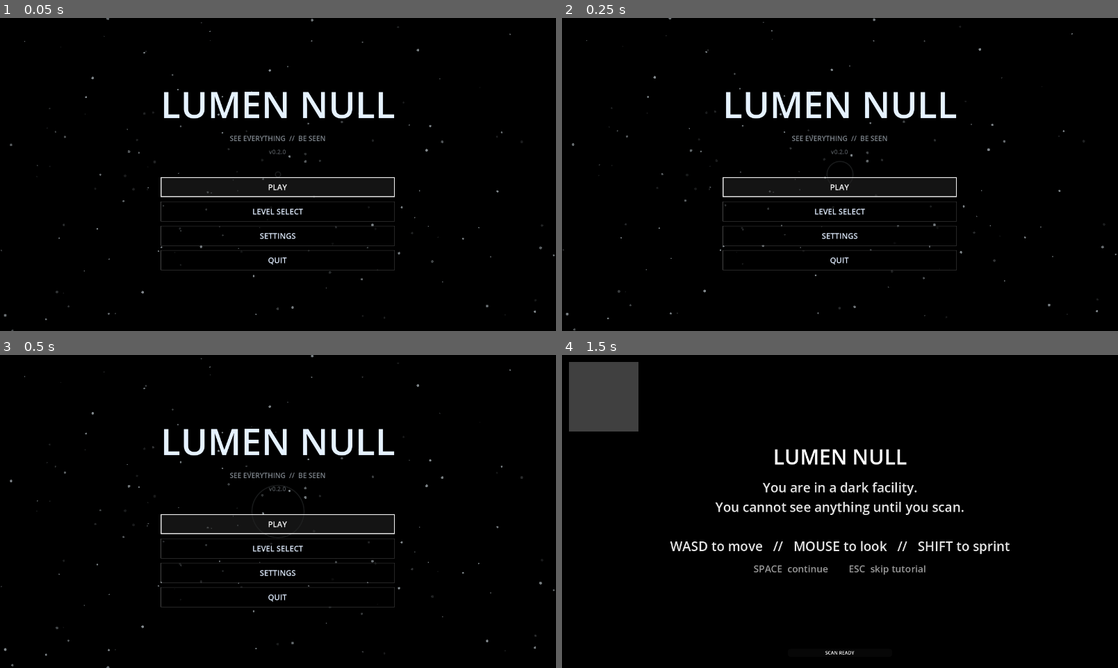
Above: before the commit, frames 1-4 (two rows, left to right).
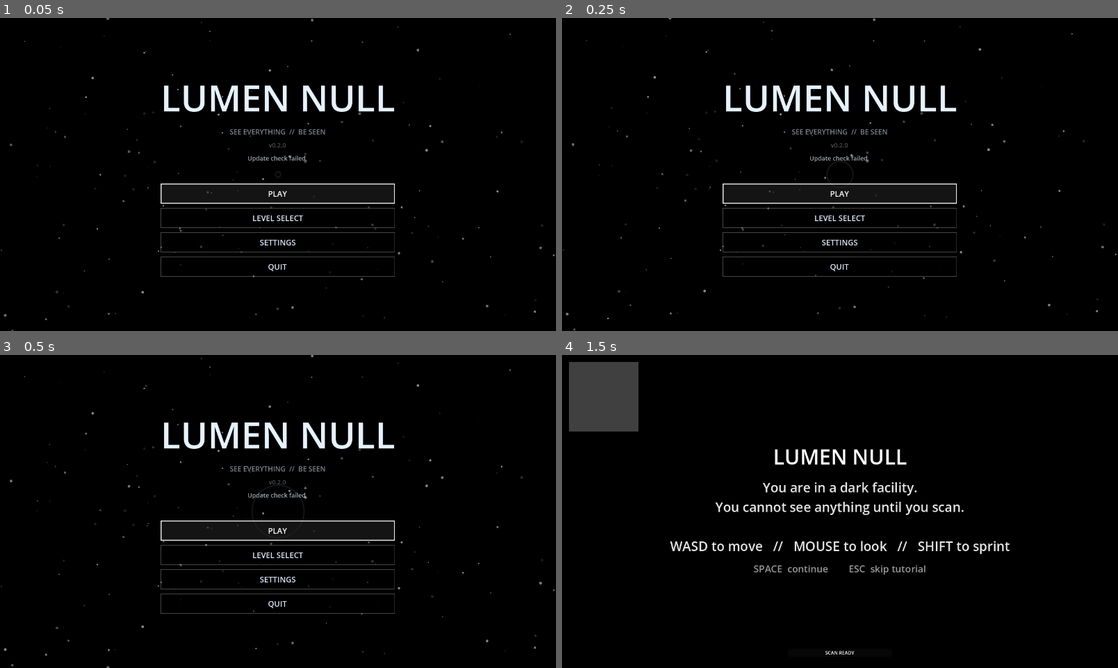
Above: after the commit, the same moments.

Repository: eliasz-git/lumen-null
Game: Godot game, scene res://scenes/title_screen.tscn
Two runs of this game, one before a commit and one after it. Both use one fixed random seed, a clock stepped at 60 frames per second and the inputs below. Sound files missing from this copy of the repository are replaced by a short silence.
Inputs (mouse positions are in pixels of both pictures, inside the frame that each line leads up to):
- Up to frame 1 (0.05 s): no input
- Up to frame 2 (0.25 s): no input
- Up to frame 3 (0.5 s): no input
- Up to frame 4 (1.5 s): click "PLAY" at 0.5 s; tap Enter at 1.25 s; move the mouse to (867, 511) at 1.27 s; hold W (move_forward) from 1.28 s (still down); hold Shift (sprint) from 1.28 s (still down)

The runs differ from the first frame. In frame 1, 3.8% of the frame differs, in the area x 28-71%, y 21-83%; in frame 2, 3.8%; in frame 3, 3.8%; in frame 4, nothing differs.

Commit message:
feat: sprint noise while stationary, GitHub auto-updater

Diff:
--- a/scripts/player.gd
+++ b/scripts/player.gd
@@ -29,6 +29,7 @@
 var scan_key: int = KEY_E
 var joy_scan_button: int = 2
 var has_noise_item := false
+var is_sprinting := false
 var ping_sound: AudioStreamPlayer
 var death_sound: AudioStreamPlayer
 var pulse_charge_sound: AudioStreamPlayer
@@ -139,9 +140,11 @@
 	input_dir = input_dir.clamp(Vector2(-1, -1), Vector2(1, 1))
 	var direction := (transform.basis * Vector3(input_dir.x, 0, input_dir.y)).normalized()
 	if direction:
-		velocity.x = direction.x * (sprint_speed if Input.is_action_pressed("sprint") else move_speed)
-		velocity.z = direction.z * (sprint_speed if Input.is_action_pressed("sprint") else move_speed)
+		is_sprinting = Input.is_action_pressed("sprint")
+		velocity.x = direction.x * (sprint_speed if is_sprinting else move_speed)
+		velocity.z = direction.z * (sprint_speed if is_sprinting else move_speed)
 	else:
+		is_sprinting = Input.is_action_pressed("sprint")
 		velocity.x = move_toward(velocity.x, 0, 6.0)
 		velocity.z = move_toward(velocity.z, 0, 6.0)
 
@@ -158,7 +161,8 @@
 
 
 func is_noisy() -> bool:
-	return is_on_floor() and Vector2(velocity.x, velocity.z).length() > move_speed + 0.5
+	# Sprinting is loud even when standing still.
+	return is_on_floor() and (is_sprinting or Vector2(velocity.x, velocity.z).length() > move_speed + 0.5)
 
 
 func _footsteps(delta: float) -> void:
--- a/scripts/title_screen.gd
+++ b/scripts/title_screen.gd
@@ -20,6 +20,13 @@
 var _remap_callable: Callable
 var _pending_level := -1
 var _choosing_difficulty := false
+var update_request: HTTPRequest
+var update_status: Label
+var update_button: Button
+var latest_version: String = ""
+var update_asset_url: String = ""
+var update_checking := false
+var update_downloading := false
 
 
 func _ready() -> void:
@@ -58,6 +65,17 @@
 	ver.modulate = Color(1, 1, 1, 0.35)
 	ver.horizontal_alignment = HORIZONTAL_ALIGNMENT_CENTER
 	column.add_child(ver)
+	update_status = Label.new()
+	update_status.text = ""
+	update_status.add_theme_font_size_override("font_size", 14)
+	update_status.modulate = Color(1, 1, 1, 0.7)
+	update_status.horizontal_alignment = HORIZONTAL_ALIGNMENT_CENTER
+	column.add_child(update_status)
+	update_button = Button.new()
+	update_button.text = "UPDATE NOW"
+	update_button.visible = false
+	update_button.pressed.connect(_download_update)
+	column.add_child(update_button)
 	var gap := Control.new()
 	gap.custom_minimum_size = Vector2(0, 28)
 	column.add_child(gap)
@@ -82,6 +100,12 @@
 		_show(select_box)
 	else:
 		_show(main_box)
+
+	# Auto-updater: check GitHub for a newer release.
+	update_request = HTTPRequest.new()
+	add_child(update_request)
+	update_request.request_completed.connect(_on_update_request_completed)
+	_check_for_update()
 
 
 func _process(delta: float) -> void:
@@ -330,6 +354,103 @@
 	_pending_level = -1
 
 
+func _check_for_update() -> void:
+	if update_checking:
+		return
+	update_checking = true
+	update_status.text = "Checking for updates..."
+	var headers := ["User-Agent: LUMEN NULL updater"]
+	var url := "https://api.github.com/repos/tundra-node/lumen-null/releases/latest"
+	update_request.request(url, headers, HTTPClient.METHOD_GET)
+
+
+func _on_update_request_completed(result: int, response_code: int, headers: Array, body: PackedByteArray) -> void:
+	if update_downloading:
+		update_downloading = false
+		update_button.disabled = false
+		if result != HTTPRequest.RESULT_SUCCESS:
+			update_status.text = "Download failed."
+			return
+		if response_code != 200:
+			update_status.text = "Download failed (HTTP %d)." % response_code
+			return
+		var ext := update_asset_url.get_file().get_extension().to_lower()
+		var save_path := "user://lumen_null_update." + ext
+		var f := FileAccess.open(save_path, FileAccess.WRITE)
+		if f == null:
+			update_status.text = "Could not save update."
+			return
+		f.store_buffer(body)
+		f.close()
+		update_status.text = "Update downloaded to %s. Replace your game files and restart." % save_path
+		return
+	update_checking = false
+	if result != HTTPRequest.RESULT_SUCCESS or response_code != 200:
+		update_status.text = "Update check failed."
+		return
+	var body_str := body.get_string_from_utf8()
+	# Simple string-based extraction of tag_name (avoids JSON enum issues).
+	var tag_start := body_str.find("\"tag_name\":\"")
+	if tag_start < 0:
+		update_status.text = "Update check failed."
+		return
+	var tag_end := body_str.find("\"", tag_start + 12)
+	if tag_end < 0:
+		update_status.text = "Update check failed."
+		return
+	latest_version = body_str.substr(tag_start + 12, tag_end - tag_start - 12)
+	if _version_newer(latest_version, VERSION):
+		update_status.text = "Update available: %s" % latest_version
+		update_button.visible = true
+		# Pick the asset for this platform.
+		# Pick the asset for this platform via simple string search.
+		var platform := OS.get_name().to_lower()
+		var want := ""
+		if platform == "macos":
+			want = "macos.dmg"
+		elif platform == "windows":
+			want = "windows.zip"
+		elif platform == "linux":
+			want = "linux.tar.gz"
+		if want != "":
+			var url_start := body_str.find("\"browser_download_url\":\"")
+			while url_start >= 0:
+				var url_end := body_str.find("\"", url_start + 24)
+				if url_end < 0:
+					break
+				var candidate_url := body_str.substr(url_start + 24, url_end - url_start - 24)
+				var candidate_name := candidate_url.get_file().to_lower()
+				if candidate_name.find(want) != -1:
+					update_asset_url = candidate_url
+					break
+				url_start = body_str.find("\"browser_download_url\":\"", url_end)
+	else:
+		update_status.text = "You're on the latest version (%s)." % VERSION
+
+
+func _version_newer(a: String, b: String) -> bool:
+	var pa := a.lstrip("v").split(".")
+	var pb := b.lstrip("v").split(".")
+	for i in range(maxi(pa.size(), pb.size())):
+		var va := pa[i].to_int() if i < pa.size() else 0
+		var vb := pb[i].to_int() if i < pb.size() else 0
+		if va > vb:
+			return true
+		if va < vb:
+			return false
+	return false
+
+
+func _download_update() -> void:
+	if update_asset_url == "" or update_downloading:
+		return
+	update_downloading = true
+	update_button.disabled = true
+	update_status.text = "Downloading update..."
+	var headers := ["User-Agent: LUMEN NULL updater"]
+	update_request.request(update_asset_url, headers, HTTPClient.METHOD_GET)
+
+
 func _start_level(index: int) -> void:
 	if starting:
 		return
